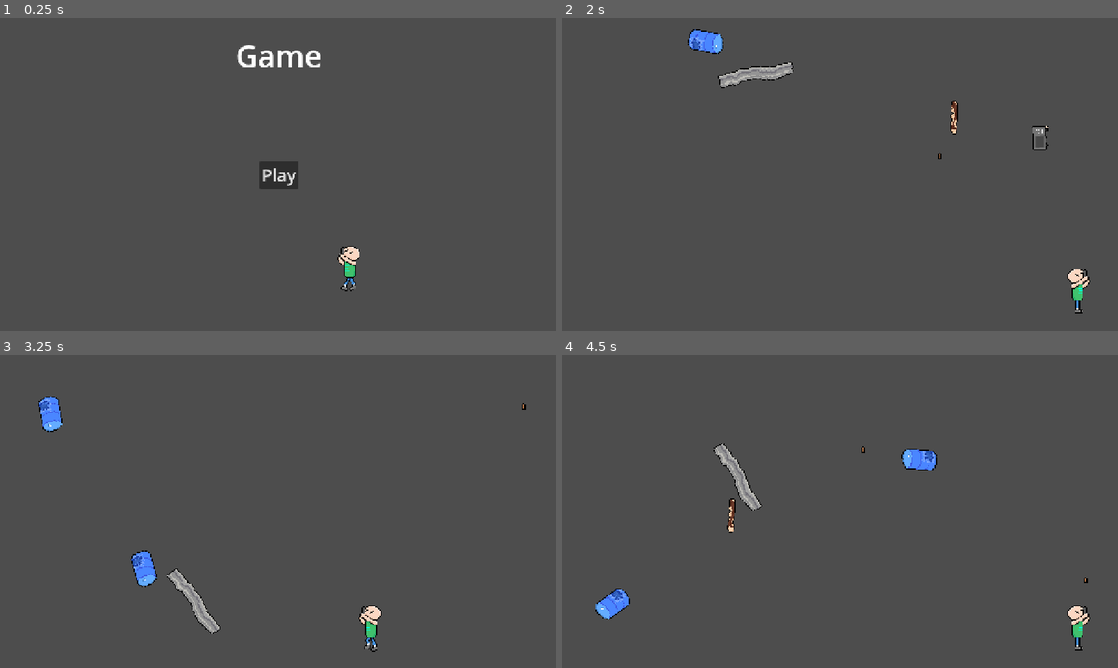
Above: before the commit, frames 1-4 (two rows, left to right).
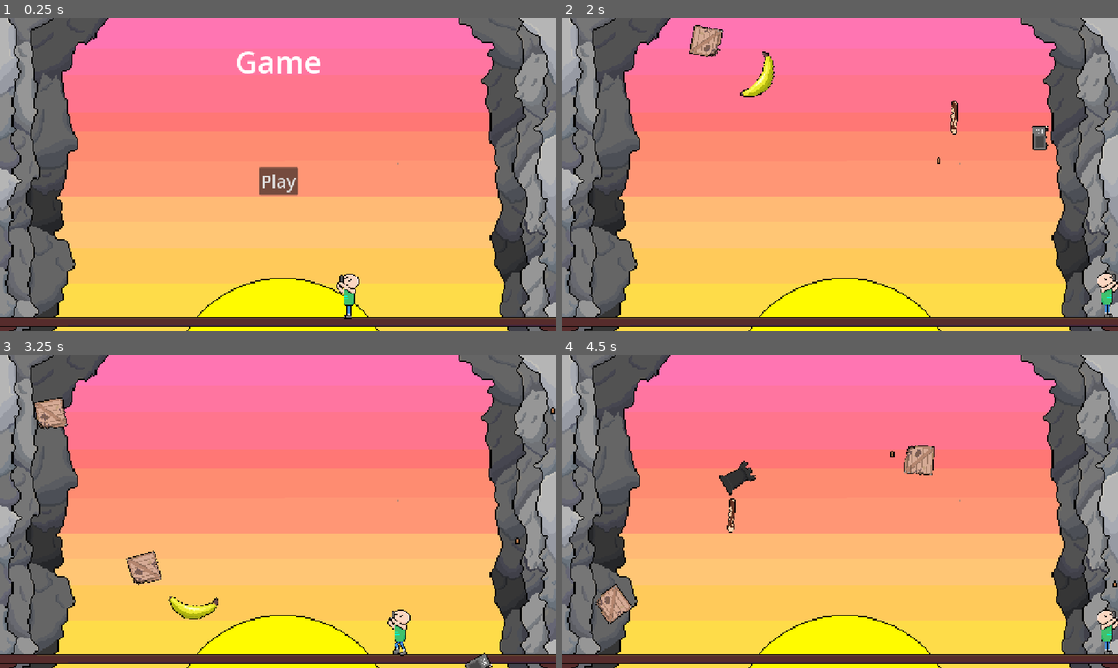
Above: after the commit, the same moments.

Repository: SpicyTime/DodgerGame
Game: Godot game, scene res://Game/game.tscn
The game is run twice, just before and just after one commit, with the same random seed, the same clock (stepped at 60 frames per second) and the same inputs. The engine's default icon, where the game draws it, is replaced by a stand-in: a white triangle on a blue panel in a dark square. Sound files missing from this copy of the repository are replaced by a short silence.
Inputs:
- Up to frame 1 (0.25 s): no input
- Up to frame 2 (2 s): click "Play" at 0.5 s; hold D (move_right) from 1.28 s (still down); tap Space (shoot) at 1.35 s
- Up to frame 3 (3.25 s): tap Space (shoot) at 2.1, 2.85 s; release D (move_right) at 2.78 s; hold A (move_left) from 2.78 s (still down)
- Up to frame 4 (4.5 s): release A (move_left) at 3.53 s; hold D (move_right) from 3.53 s (still down); tap Space (shoot) at 3.6, 4.35 s

The runs differ from the first frame. In frame 1, 89% of the frame differs, in the area x 0-100%, y 0-100%; in frame 2, 89%; in frame 3, 90%; in frame 4, 90%.

Commit message:
Set up the audio manager and calculating score differently

Diff:
--- a/Autoloads/constants.gd
+++ b/Autoloads/constants.gd
@@ -17,3 +17,5 @@
 const type_to_scene: Dictionary[PowerupType, String] = {
 	PowerupType.HEALTH: powerup_root + "/health_pickup.tscn"
 }
+
+const SFX_FOLDER_PATH = "res://Assets/Audio/SFX/"
--- a/Game/game.tscn
+++ b/Game/game.tscn
@@ -1,45 +1,49 @@
-[gd_scene load_steps=6 format=3 uid="uid://hkjlg3h4v7t6"]
+[gd_scene load_steps=7 format=3 uid="uid://hkjlg3h4v7t6"]
 
 [ext_resource type="PackedScene" uid="uid://ddpf73hwjtrgw" path="res://Player/player.tscn" id="1_80nbo"]
 [ext_resource type="PackedScene" uid="uid://b50usrvsoxxev" path="res://Hazards/object_spawner.tscn" id="2_1r4le"]
 [ext_resource type="PackedScene" uid="uid://dlfc6lg53fx7n" path="res://GUI/title_screen.tscn" id="3_7raqb"]
 [ext_resource type="AudioStream" uid="uid://davxbg2my1147" path="res://Assets/Audio/Music/Music_Loop_3_Full.wav" id="4_jcm6v"]
+[ext_resource type="Texture2D" uid="uid://bcpe3doifxhok" path="res://Assets/Sprites/Background.png" id="5_fwxkx"]
 
 [sub_resource type="WorldBoundaryShape2D" id="WorldBoundaryShape2D_80nbo"]
 distance = -11.0
 
 [node name="Game" type="Node2D"]
 
+[node name="Sprite2D" type="Sprite2D" parent="."]
+texture = ExtResource("5_fwxkx")
+
 [node name="Player" parent="." instance=ExtResource("1_80nbo")]
-position = Vector2(163, 214)
+position = Vector2(160, 280)
 
 [node name="Camera2D" type="Camera2D" parent="."]
 
 [node name="Ground" type="StaticBody2D" parent="."]
-position = Vector2(-3, 310)
+position = Vector2(0, 320)
 
 [node name="CollisionShape2D" type="CollisionShape2D" parent="Ground"]
 shape = SubResource("WorldBoundaryShape2D_80nbo")
 
 [node name="LeftWall" type="StaticBody2D" parent="."]
-position = Vector2(-564, 173)
+position = Vector2(-632, 176)
 rotation = 1.5708
 
 [node name="CollisionShape2D" type="CollisionShape2D" parent="LeftWall"]
 shape = SubResource("WorldBoundaryShape2D_80nbo")
 
 [node name="RightWall" type="StaticBody2D" parent="."]
-position = Vector2(565, 169)
+position = Vector2(632, 160)
 rotation = 4.71239
 
 [node name="CollisionShape2D" type="CollisionShape2D" parent="RightWall"]
 shape = SubResource("WorldBoundaryShape2D_80nbo")
 
 [node name="TitleScreen" parent="." instance=ExtResource("3_7raqb")]
-offset_left = -572.0
-offset_top = -322.0
-offset_right = 574.0
-offset_bottom = 323.0
+offset_left = -573.0
+offset_top = -308.0
+offset_right = 573.0
+offset_bottom = 337.0
 
 [node name="ObjectSpawners" type="Node" parent="."]
 
--- a/Game/game_manager.gd
+++ b/Game/game_manager.gd
@@ -1,13 +1,13 @@
 extends Node
-var score: int = 0 : set = set_score
+var objects_destroyed: int = 0 : set = set_destroyed_objects
 var game_time: float = 0
 var is_paused = true
 var object_fall_speed = 350
 var current_difficulty = 0
 var threshold = 10
-func set_score(new_score):
-	score = new_score
-	SignalBus.score_changed.emit(score)
+func set_destroyed_objects(new_count):
+	objects_destroyed = new_count
+	SignalBus.score_changed.emit()
 
 func start_game():
 
@@ -43,6 +43,8 @@
 	game.add_child(death_screen)
 	var score_label: Label = death_screen.get_node("VBoxContainer/FinalScoreLabel")
 	var time_label: Label = death_screen.get_node("VBoxContainer/TimeLabel")
+	var score  = (objects_destroyed * 100) + roundi(game_time / 10) * 10
 
+	print(score)
 	score_label.text = "Score: " + str(score)
 	time_label.text = "Time Survived: " + str(snapped(game_time, 0.001))
--- a/Hazards/falling_object.gd
+++ b/Hazards/falling_object.gd
@@ -8,7 +8,7 @@
 var size: Constants.FallingObjectSize = Constants.FallingObjectSize.SMALL
 var pickup: Pickup = null
 
-
+var destroy_sound: AudioStream = preload("res://Assets/Audio/SFX/ObjectExplosion.mp3")
 var item_spawn_chances = {
 	Constants.FallingObjectSize.LARGE: 0.3,
 	Constants.FallingObjectSize.MEDIUM: 0.1,
@@ -130,7 +130,8 @@
 
 func _on_health_depleted(health_object: Health):
 	if health_object == $Health:
-		GameManager.set_score(GameManager.score + 1)
+		GameManager.set_destroyed_objects(GameManager.objects_destroyed + 1)
 		if pickup:
 			drop_pickup()
+		AudioManager.play_sfx(destroy_sound, "SFX", 5.0)
 		queue_free()
--- a/Hazards/object_spawner.gd
+++ b/Hazards/object_spawner.gd
@@ -31,7 +31,7 @@
 
 	var rand = randf()
 	var object = null
-	if rand < 0.06:
+	if rand < 0.01:
 		object = load("res://Pickups/ammo_box.tscn").instantiate()
 
 	else:
--- a/Health System/hurt_box.gd
+++ b/Health System/hurt_box.gd
@@ -4,6 +4,5 @@
 func _on_area_entered(area: Area2D) -> void:
 	if area is Hitbox:
 		var new_health = health.health - area.damage
-		print("Hurtbox Entererd")
 		health.set_health(new_health)
 		SignalBus.received_damage.emit(area.damage)
--- a/Pickups/Powerups/health_pickup.tscn
+++ b/Pickups/Powerups/health_pickup.tscn
@@ -2,7 +2,7 @@
 
 [ext_resource type="PackedScene" uid="uid://d3j33ale2g5kx" path="res://Pickups/Powerups/powerup.tscn" id="1_ejhao"]
 [ext_resource type="Script" uid="uid://bpthwmrfrj4mm" path="res://Pickups/Powerups/health_pickup.gd" id="2_uo5u6"]
-[ext_resource type="Texture2D" uid="uid://dnr2lns700vqq" path="res://Assets/Sprites/Health.png" id="3_ecl8n"]
+[ext_resource type="Texture2D" uid="uid://dnr2lns700vqq" path="res://Assets/Sprites/Pickups/Health.png" id="3_ecl8n"]
 
 [sub_resource type="CircleShape2D" id="CircleShape2D_rysmb"]
 radius = 61.7261
--- a/Pickups/coin.tscn
+++ b/Pickups/coin.tscn
@@ -1,7 +1,7 @@
 [gd_scene load_steps=4 format=3 uid="uid://dtsc7c4dxo0hn"]
 
 [ext_resource type="PackedScene" uid="uid://bwlt157v5cce4" path="res://Pickups/pickup.tscn" id="1_qgrjt"]
-[ext_resource type="Texture2D" uid="uid://dvno231f2duir" path="res://Assets/Sprites/CoinGold.png" id="2_1pu3x"]
+[ext_resource type="Texture2D" uid="uid://dvno231f2duir" path="res://Assets/Sprites/Pickups/CoinGold.png" id="2_1pu3x"]
 [ext_resource type="Script" uid="uid://c2ws8686rxlye" path="res://Pickups/coin.gd" id="2_iodw8"]
 
 [node name="Coin" instance=ExtResource("1_qgrjt")]
--- a/Player/player.gd
+++ b/Player/player.gd
@@ -7,9 +7,10 @@
 
 var gravity: float = 9.8
 var powerups = []
-var bullets: int = 500
+var bullets: int = 25
 var gun_flipped
 var coin_count: int = 0
+var hurt_sound = preload(Constants.SFX_FOLDER_PATH + "Hurt.mp3")
 func add_health(amount):
 	powerups.append(Constants.PowerupType.HEALTH)
 	health.set_max_health(health.max_health + amount)
@@ -59,8 +60,9 @@
 func _on_health_changed(diff, node):
 	if node == $Health:
 		if diff < 0:
-			$HurtSFX.play()
+			AudioManager.play_sfx(hurt_sound,"SFX", 7.0)
 func _on_health_depleted(health_object):
 	if health_object == $Health:
+		AudioManager.play_sfx(hurt_sound, "SFX", 10.0)
 		queue_free()
 		SignalBus.player_dead.emit()
--- a/Player/player.tscn
+++ b/Player/player.tscn
@@ -1,12 +1,11 @@
-[gd_scene load_steps=15 format=3 uid="uid://ddpf73hwjtrgw"]
+[gd_scene load_steps=14 format=3 uid="uid://ddpf73hwjtrgw"]
 
 [ext_resource type="Script" uid="uid://d2bjmjcqjwx7f" path="res://Player/player.gd" id="1_4ntmi"]
-[ext_resource type="Texture2D" uid="uid://br16b475hf82f" path="res://Assets/Sprites/Idle.png" id="2_fhl08"]
-[ext_resource type="Texture2D" uid="uid://gvk58ei2jpfr" path="res://Assets/Sprites/Walk.png" id="2_k53q1"]
+[ext_resource type="Texture2D" uid="uid://br16b475hf82f" path="res://Assets/Sprites/Character/Idle.png" id="2_fhl08"]
+[ext_resource type="Texture2D" uid="uid://gvk58ei2jpfr" path="res://Assets/Sprites/Character/Walk.png" id="2_k53q1"]
 [ext_resource type="Script" uid="uid://d1fapdy7cnpeu" path="res://Health System/health.gd" id="4_k53q1"]
 [ext_resource type="PackedScene" uid="uid://d3yrxgpxob382" path="res://Health System/hurt_box.tscn" id="5_fhl08"]
 [ext_resource type="PackedScene" uid="uid://cd0rx1ebkxlyc" path="res://Weapons/gun.tscn" id="5_k53q1"]
-[ext_resource type="AudioStream" uid="uid://b7aiykhbkghu1" path="res://Assets/Audio/SFX/Hurt.mp3" id="7_vtle1"]
 
 [sub_resource type="AtlasTexture" id="AtlasTexture_vtle1"]
 atlas = ExtResource("2_k53q1")
@@ -65,7 +64,7 @@
 
 [node name="AnimatedSprite2D" type="AnimatedSprite2D" parent="."]
 sprite_frames = SubResource("SpriteFrames_x3vf3")
-animation = &"walk"
+animation = &"idle"
 
 [node name="CollisionShape2D" type="CollisionShape2D" parent="."]
 shape = SubResource("CapsuleShape2D_k53q1")
@@ -86,8 +85,3 @@
 [node name="CollisionShape2D" type="CollisionShape2D" parent="Hurtbox"]
 position = Vector2(0, 6.006)
 shape = SubResource("RectangleShape2D_fhl08")
-
-[node name="HurtSFX" type="AudioStreamPlayer2D" parent="."]
-stream = ExtResource("7_vtle1")
-volume_db = 1.5
-bus = &"SFX"
--- a/Weapons/gun.tscn
+++ b/Weapons/gun.tscn
@@ -1,7 +1,7 @@
 [gd_scene load_steps=3 format=3 uid="uid://cd0rx1ebkxlyc"]
 
 [ext_resource type="Script" uid="uid://styorydcw2fk" path="res://Weapons/gun.gd" id="1_qgdr8"]
-[ext_resource type="AudioStream" uid="uid://ddidj3q36osd0" path="res://Assets/Audio/SFX/shootsound.mp3" id="2_qgdr8"]
+[ext_resource type="AudioStream" uid="uid://ddidj3q36osd0" path="res://Assets/Audio/SFX/ShootSound.mp3" id="2_qgdr8"]
 
 [node name="Gun" type="Node2D"]
 script = ExtResource("1_qgdr8")
--- /dev/null
+++ b/audio_manager.gd
@@ -0,0 +1,18 @@
+extends Node
+
+
+func play_sfx(stream: AudioStream, bus: String, volume := 1.0, pitch := 1.0):
+
+	if stream == null:
+
+		return
+
+	var sound = AudioStreamPlayer2D.new()
+	sound.stream = stream
+	sound.bus = bus
+	sound.pitch_scale = pitch
+	sound.volume_db = linear_to_db(volume)
+	add_child(sound)
+
+	sound.play()
+	sound.connect("finished", Callable(sound, "queue_free"))
--- a/default_bus_layout.tres
+++ b/default_bus_layout.tres
@@ -5,11 +5,11 @@
 bus/1/solo = false
 bus/1/mute = false
 bus/1/bypass_fx = false
-bus/1/volume_db = -11.2146
+bus/1/volume_db = -23.4397
 bus/1/send = &"Master"
 bus/2/name = &"Music"
 bus/2/solo = false
 bus/2/mute = false
 bus/2/bypass_fx = false
-bus/2/volume_db = -5.33971
+bus/2/volume_db = -13.3353
 bus/2/send = &"Master"
--- a/project.godot
+++ b/project.godot
@@ -20,6 +20,7 @@
 SignalBus="*res://Autoloads/signal_bus.gd"
 GameManager="*res://Game/game_manager.gd"
 Constants="*res://Autoloads/constants.gd"
+AudioManager="*res://audio_manager.gd"
 
 [display]
 
Not shown, added: Assets/Audio/SFX/ShootSound.mp3.import
Not shown, removed: Assets/Audio/SFX/shootsound.mp3.import
Binary file added: Assets/Sprites/Background.png
Not shown, changed: Assets/Sprites/Background.png.import
Renamed: Assets/Sprites/Idle.png -> Assets/Sprites/Character/Idle.png
Not shown, changed: Assets/Sprites/Character/Idle.png.import
Renamed: Assets/Sprites/Walk.png -> Assets/Sprites/Character/Walk.png
Not shown, changed: Assets/Sprites/Character/Walk.png.import
Binary file added: Assets/Sprites/Falling Objects/Medium/Banana.png
Not shown, added: Assets/Sprites/Falling Objects/Medium/Banana.png.import
Binary file added: Assets/Sprites/Falling Objects/Medium/Basketball.png
Not shown, changed: Assets/Sprites/Falling Objects/Medium/Basketball.png.import
(and 20 more such lines)
